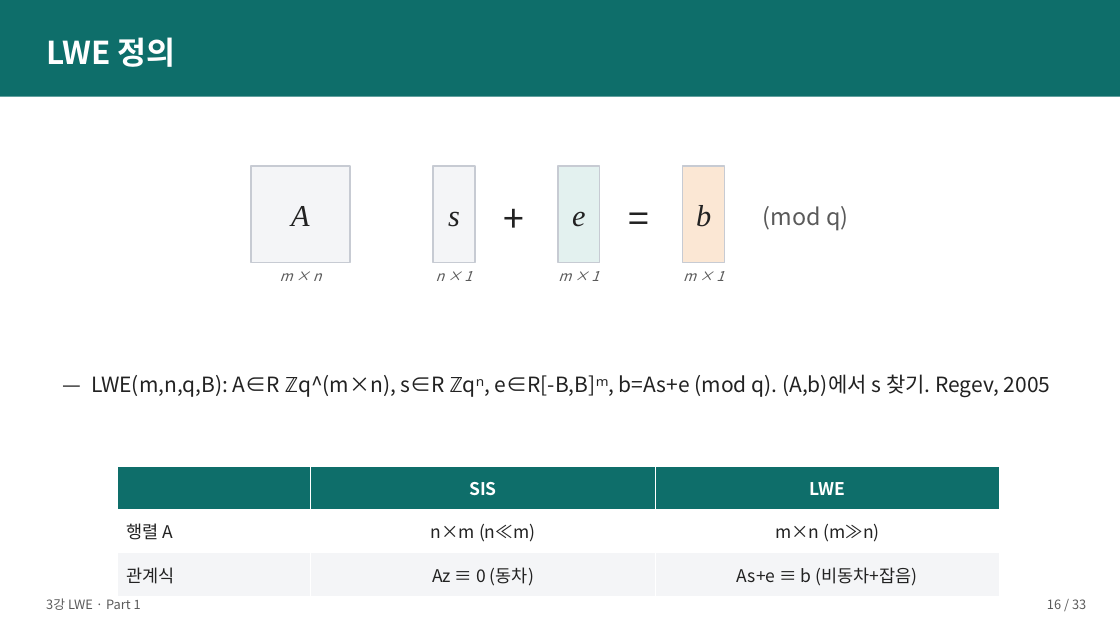
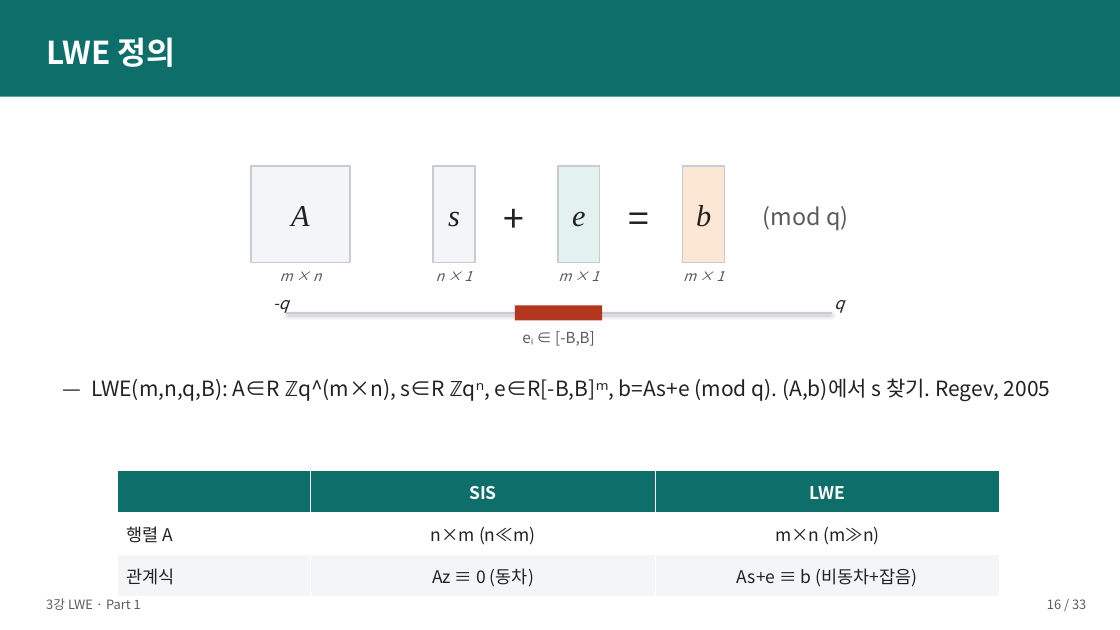
Before and after one commit to giyuubin/PQC, a slide deck: slide 16 of presentation/2강3강_발표자료_초안.pptx. Drawn at 1120x630 pixels with LibreOffice and Linux fonts; fonts in the diff are those of the drawing. Boxes give left, top, right and bottom in pixels: in the first picture for what was removed or moved away, otherwise in the second. Text is boxed around its words. In the diff, an @@ line names an element or a change of style, - is before the commit and + after.

```diff
--- a/presentation/2강3강_발표자료_초안.pptx
+++ b/presentation/2강3강_발표자료_초안.pptx
@@ text added at bbox=[273, 300, 289, 314], 14 pt, text #222222, italic @@
+-q
@@ line added from (286, 313) to (832, 313), #C7CBD3 1.5 pt @@
@@ rectangle added at bbox=[515, 305, 602, 320], fill #B3361E @@
@@ text added at bbox=[834, 300, 844, 313], 14 pt, text #222222, italic @@
+q
@@ text added at bbox=[555, 331, 595, 346], 13 pt, text #5A5A5A @@
+eᵢ ∈ [-B,B]
@@ text "— LWE(m,n,q,B): A∈R ℤq^(m×n), s∈R ...": place and size @@
-text "— LWE(m,n,q,B): A∈R ℤq^(m×n), s∈R ..." at bbox=[91, 374, 1051, 397]
+text "— LWE(m,n,q,B): A∈R ℤq^(m×n), s∈R ..." at bbox=[91, 378, 1051, 401]
@@ table: place and size @@
-table at bbox=[118, 466, 1000, 597]
+table at bbox=[118, 471, 1000, 597]
```
Also in this commit, not shown: 9 other slides changed.
